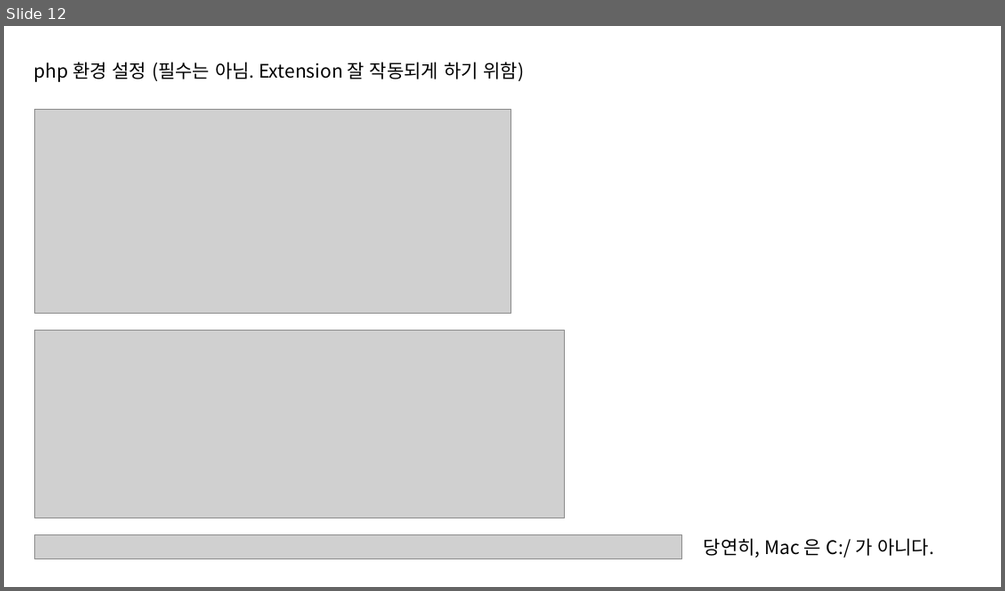
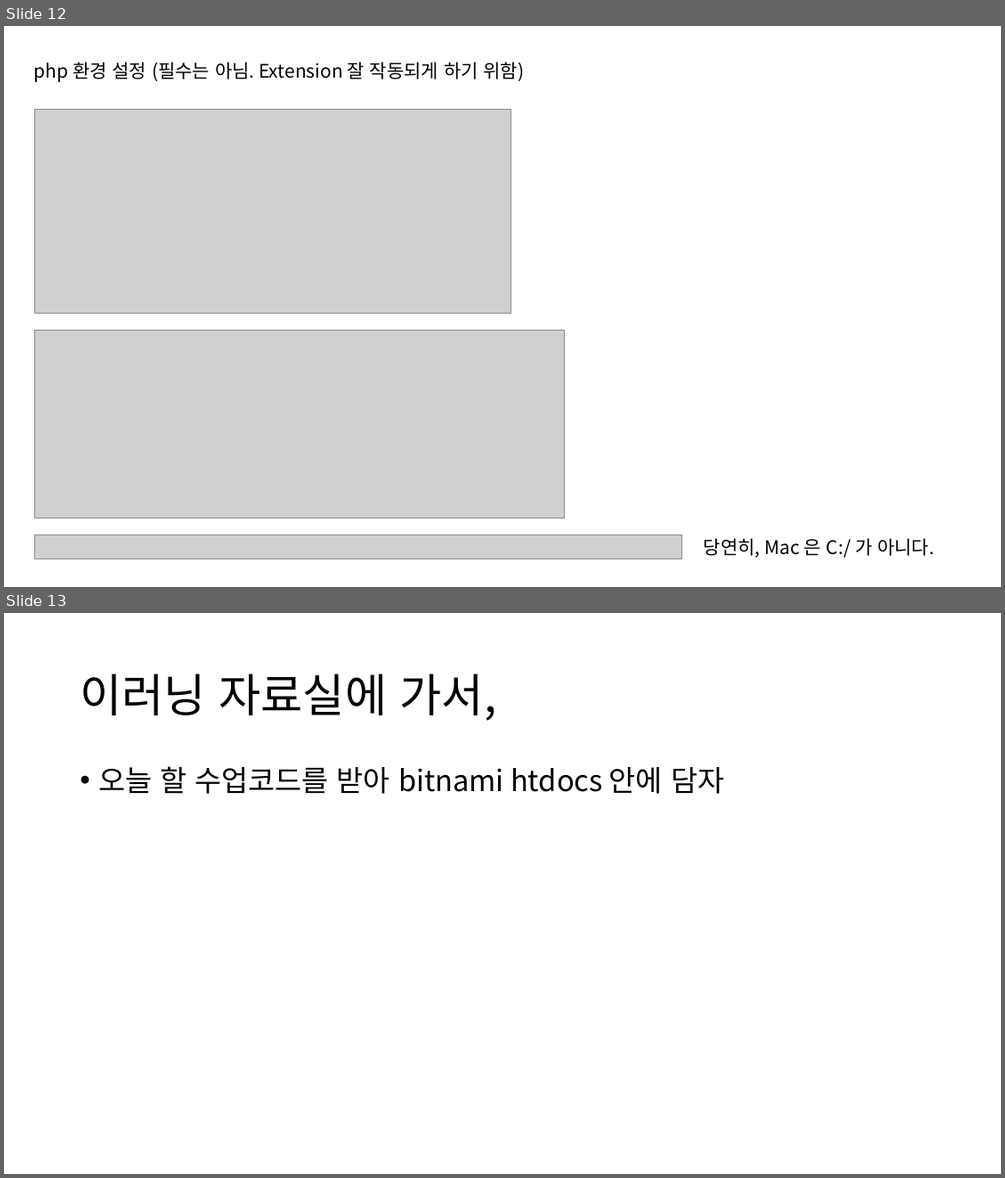
Before and after one commit to GNUCSAssistants/2021webprogramming, a slide deck: 수업/9. PHP REST API/PPT/PHP REST API.pptx. Shown one above the other, each under a label of ours: slide 12 before the commit, slides 12 and 13 after it. The pictures are 1005x591 and 1005x1178 pixels, drawn with LibreOffice and Linux fonts; fonts in the diff are those of the drawing; grey boxes stand for pictures. Boxes give left, top, right and bottom in pixels: in the first picture for what was removed or moved away, otherwise in the second. Text is boxed around its words. In the diff, an @@ line names an element or a change of style, - is before the commit and + after.

```diff
--- a/수업/9. PHP REST API/PPT/PHP REST API.pptx
+++ b/수업/9. PHP REST API/PPT/PHP REST API.pptx
@@ slide 13 added at bbox=[4, 613, 1001, 1174], background #FFFFFF @@
@@ title added at bbox=[80, 674, 497, 721], 44 pt, text #000000 @@
+이러닝 자료실에 가서,
@@ text added at bbox=[98, 766, 724, 794], 28 pt, text #000000 @@
+• 오늘 할 수업코드를 받아 bitnami htdocs 안에 담자
```
Also in this commit, not shown: 4 other slides added, 3 other files.
